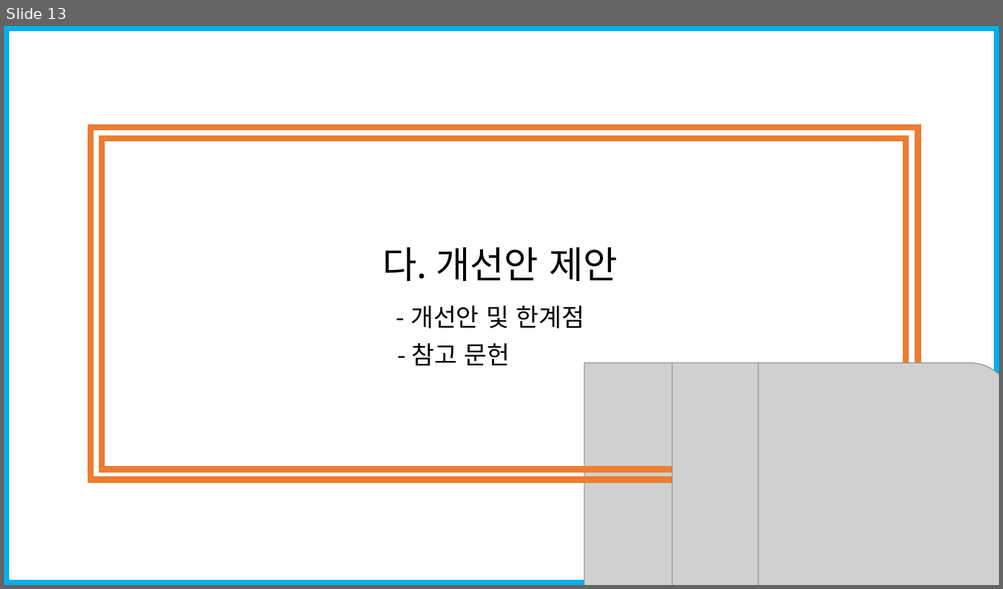
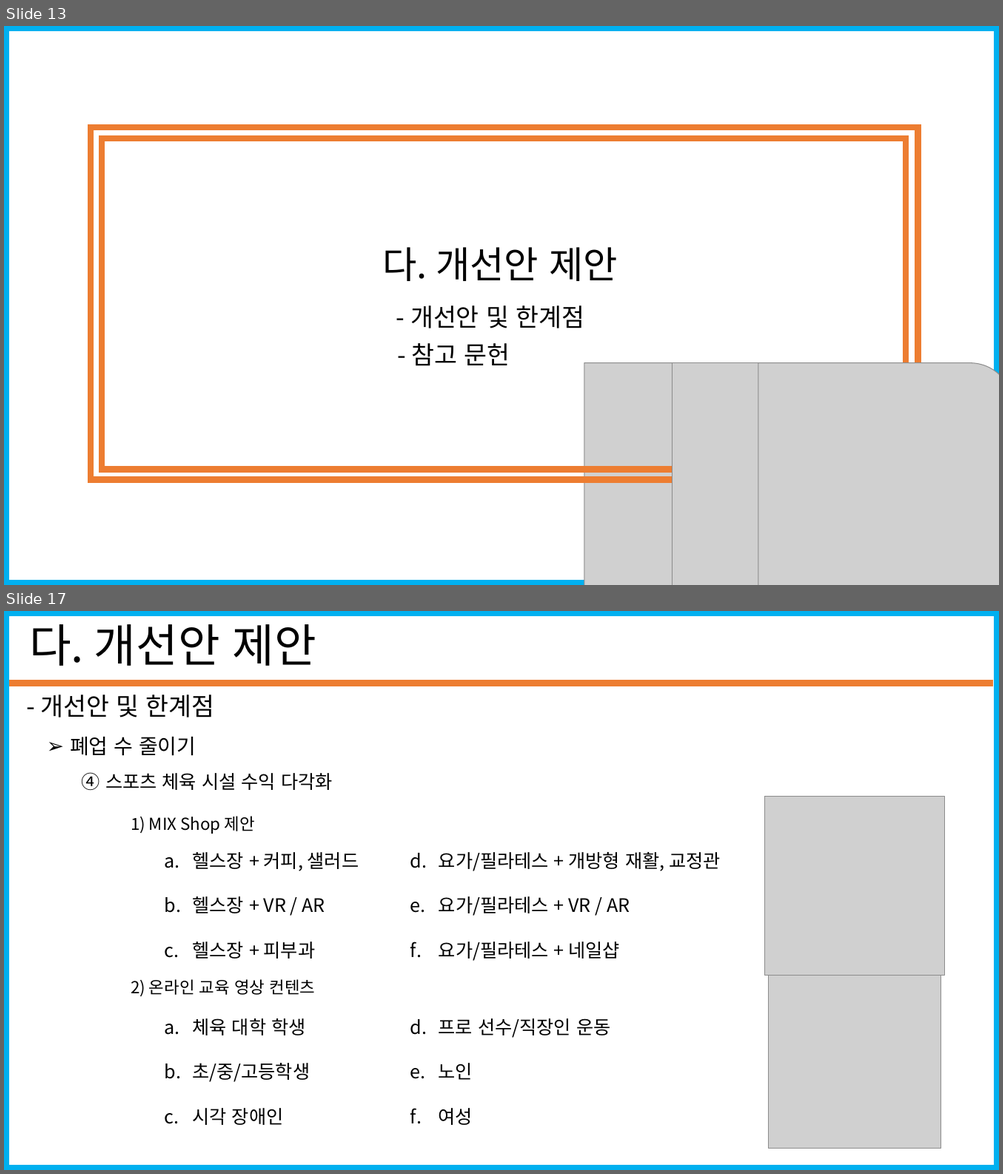
Before and after one commit to seungjae1162/SportsData, a slide deck: standard_in_2020-12-31/코로나19에따른 스포츠시설 폐업 수(20201228_20210103).pptx. Shown one above the other, each under a label of ours: slide 13 before the commit, slides 13 and 17 after it; the slides between them are not shown. The pictures are 1003x589 and 1003x1174 pixels, drawn with LibreOffice and Linux fonts; fonts in the diff are those of the drawing; grey boxes stand for pictures. Boxes give left, top, right and bottom in pixels: in the first picture for what was removed or moved away, otherwise in the second. Text is boxed around its words. In the diff, an @@ line names an element or a change of style, - is before the commit and + after.

```diff
--- a/standard_in_2020-12-31/코로나19에따른 스포츠시설 폐업 수(20201228_20210103).pptx
+++ b/standard_in_2020-12-31/코로나19에따른 스포츠시설 폐업 수(20201228_20210103).pptx
@@ slide 17 added at <box>4,611,999,1170</box>, background #FFFFFF; not listed: 1 template element that a slide beside it also shows @@
@@ text added at <box>29,615,316,666</box>, 44 pt, text #000000 @@
+다. 개선안 제안
@@ line added from (9, 684) to (993, 684), #ED7D31 6 pt @@
@@ text added at <box>40,695,215,718</box>, 24 pt, text #000000 @@
+- 개선안 및 한계점
@@ text added at <box>70,736,196,756</box>, 20 pt, text #000000 @@
+➢ 폐업 수 줄이기
@@ text added at <box>82,772,333,790</box>, 18 pt, text #000000 @@
+④ 스포츠 체육 시설 수익 다각화
@@ picture added at <box>765,796,945,976</box> @@
@@ text added at <box>131,816,255,834</box>, 16 pt, text #000000 @@
+1) MIX Shop 제안
@@ text added at <box>192,852,359,959</box>, 18 pt, text #000000 @@
+a. 헬스장 + 커피, 샐러드
+b. 헬스장 + VR / AR
+c. 헬스장 + 피부과
@@ text added at <box>438,852,720,961</box>, 18 pt, text #000000 @@
+d. 요가/필라테스 + 개방형 재활, 교정관
+e. 요가/필라테스 + VR / AR
+f. 요가/필라테스 + 네일샵
@@ group added at <box>131,976,941,1149</box>: 3 texts, 1 picture @@
+2) 온라인 교육 영상 컨텐츠
+a. 체육 대학 학생
+b. 초/중/고등학생
+c. 시각 장애인
+d. 프로 선수/직장인 운동
+e. 노인
+f. 여성
```
Also in this commit, not shown: 4 slides changed.
